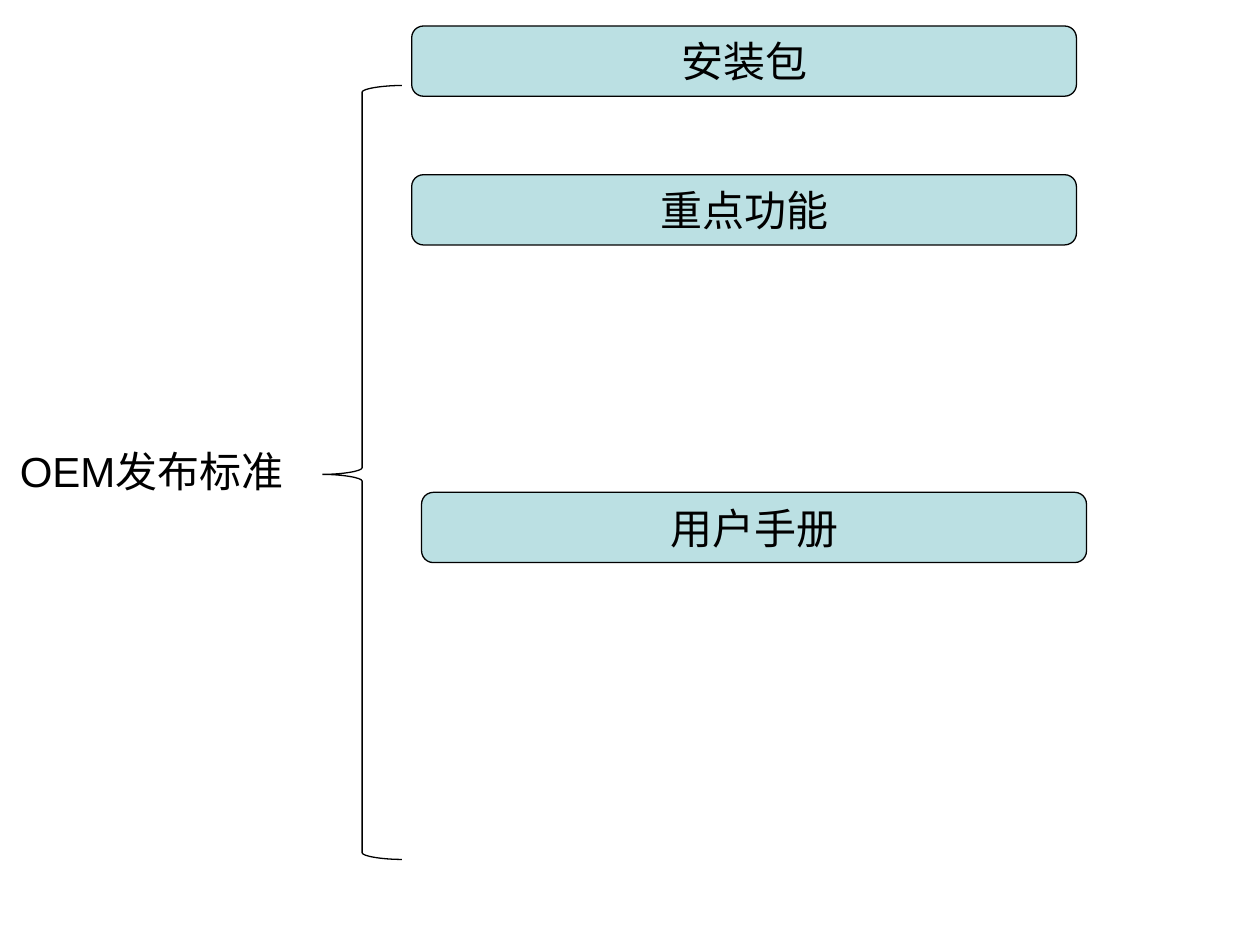
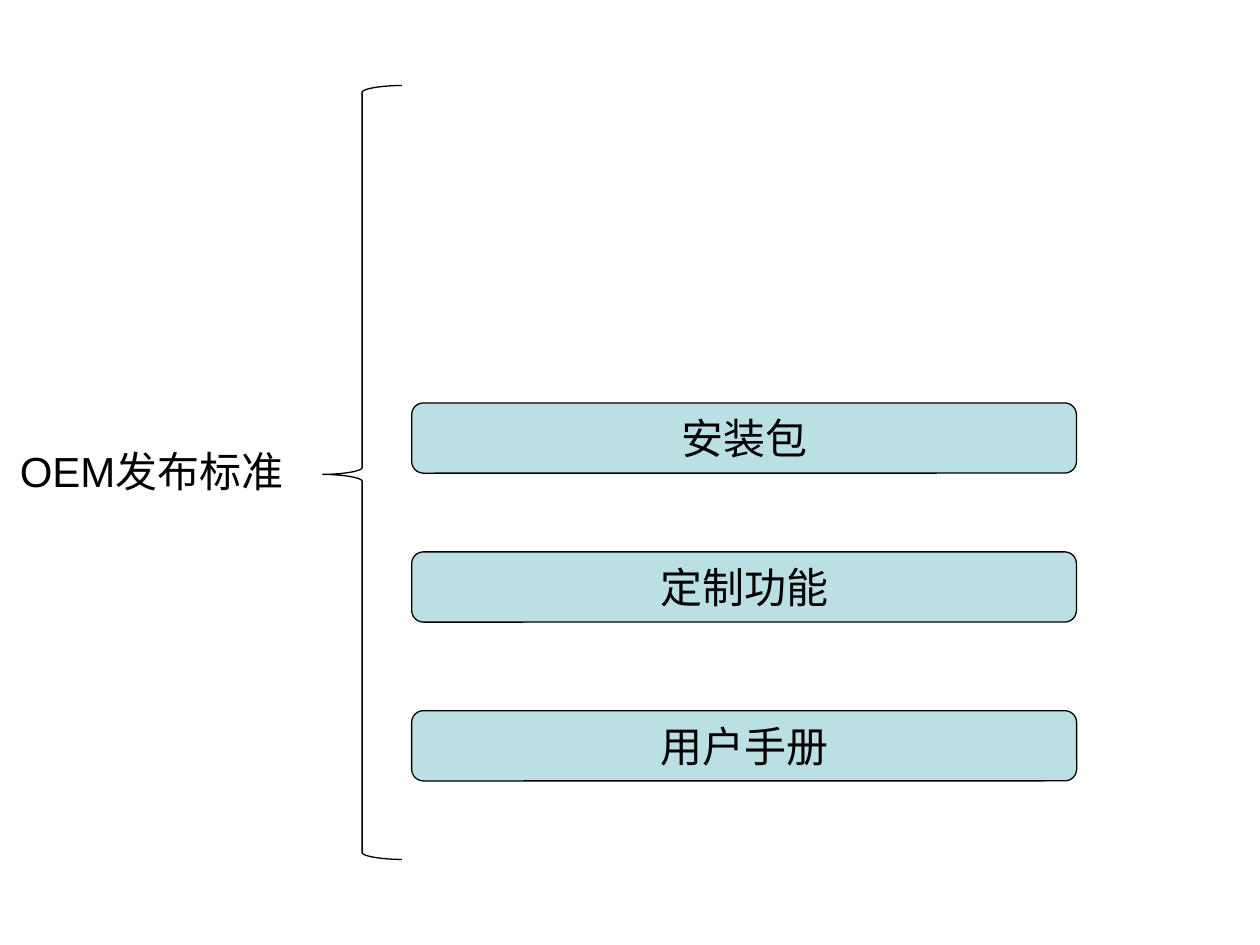
Before and after one commit to irene1990/Teamleader, a slide deck: slide 21 of PPT/Training/release process.ppt (slide 20 before the commit). Drawn at 1260x945 pixels with LibreOffice and Linux fonts; fonts in the diff are those of the drawing. Boxes give left, top, right and bottom in pixels: in the first picture for what was removed or moved away, otherwise in the second. Text is boxed around its words. In the diff, an @@ line names an element or a change of style, - is before the commit and + after.

```diff
--- a/PPT/Training/release process.ppt
+++ b/PPT/Training/release process.ppt
@@ rounded rectangle "安装包": place and size @@
-rounded rectangle "安装包" at [412, 26, 1077, 97]
+rounded rectangle "安装包" at [412, 403, 1077, 474]
@@ rounded rectangle "定制功能": place and size @@
-rounded rectangle "定制功能" at [412, 175, 1077, 246]
+rounded rectangle "定制功能" at [412, 552, 1077, 622]
@@ text in rounded rectangle at [660, 567, 828, 607]: text changed @@
-重点功能
+定制功能
@@ rounded rectangle "用户手册": place and size @@
-rounded rectangle "用户手册" at [422, 493, 1087, 563]
+rounded rectangle "用户手册" at [412, 711, 1077, 781]
```
Also in this commit, not shown: 4 other slides changed, 1 slide added.
